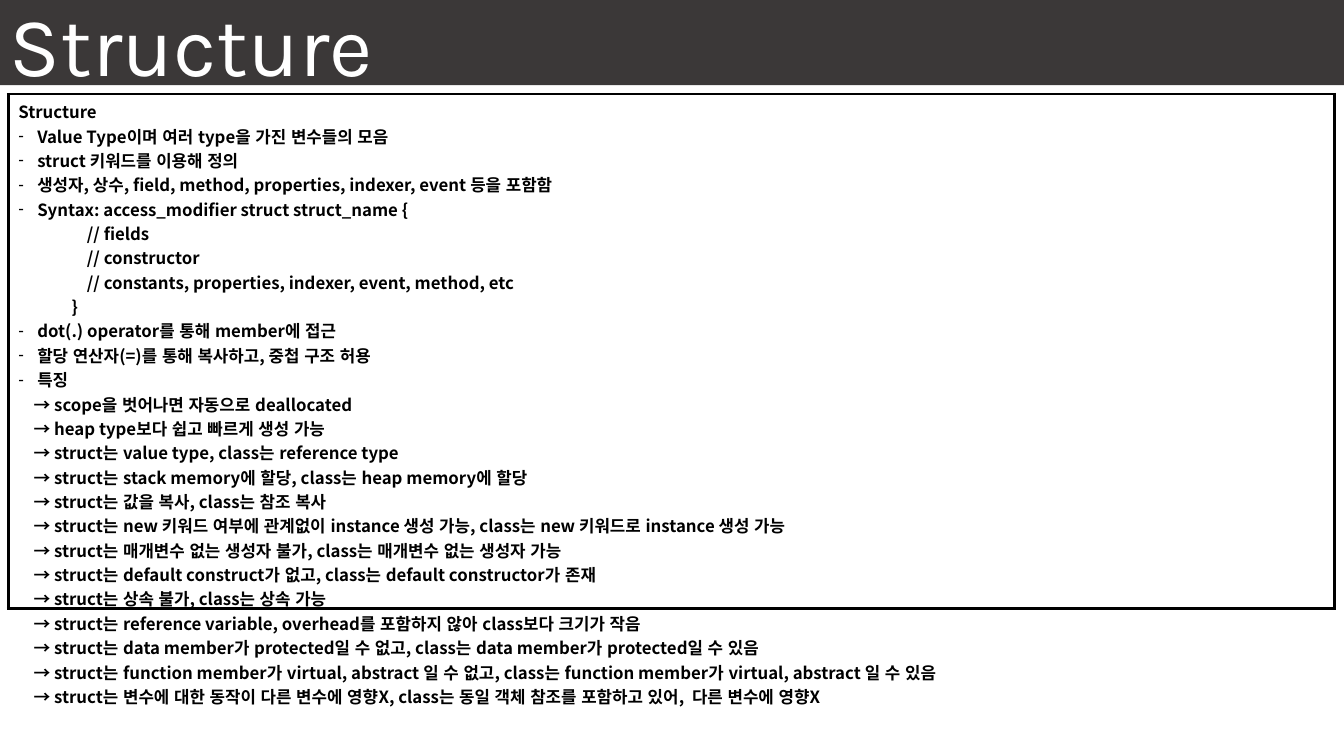
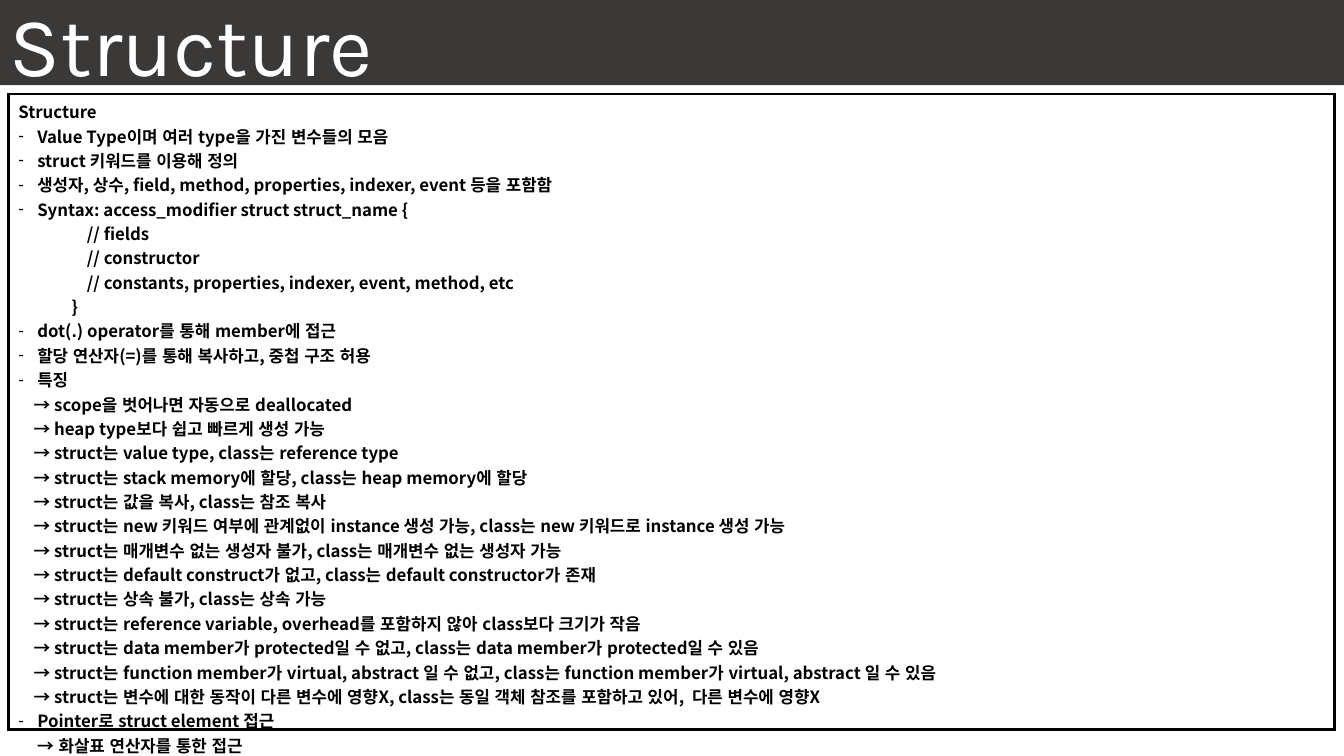
Before and after one commit to seonghokim/Study, a slide deck: slide 11 of Study Material/[KOR] everything in C#.pptx. Drawn at 1344x756 pixels with LibreOffice and Linux fonts; fonts in the diff are those of the drawing; background and template pictures are left out. Boxes give left, top, right and bottom in pixels: in the first picture for what was removed or moved away, otherwise in the second. Text is boxed around its words. In the diff, an @@ line names an element or a change of style, - is before the commit and + after.

```diff
--- a/Study Material/[KOR] everything in C#.pptx
+++ b/Study Material/[KOR] everything in C#.pptx
@@ table at [8, 94, 1334, 756] @@
-row 1, column 1: Structure / Value Type이며 여러 type을 가진 변수들의 모음 / struct 키워드를 이용해 정의 / 생성자, 상수, field, method, properties, indexer, event 등을 포함함 / Syntax: access_modifier struct struct_name { / // fields / // constructor / // constants, properties, indexer, event, method, etc / } / dot(.) operator를 통해 member에 접근 / 할당 연산자(=)를 통해 복사하고, 중첩 구조 허용 / 특징 / → scope을 벗어나면 자동으로 deallocated / → heap type보다 쉽고 빠르게 생성 가능 / → struct는 value type, class는 reference type / → struct는 stack memory에 할당, class는 heap memory에 할당 / → struct는 값을 복사, class는 참조 복사 / → struct는 new 키워드 여부에 관계없이 instance 생성 가능, class는 new 키워드로 instance 생성 가능 / → struct는 매개변수 없는 생성자 불가, class는 매개변수 없는 생성자 가능 / → struct는 default construct가 없고, class는 default constructor가 존재 / → struct는 상속 불가, class는 상속 가능 / → struct는 reference variable, overhead를 포함하지 않아 class보다 크기가 작음 / → struct는 data member가 protected일 수 없고, class는 data member가 protected일 수 있음 / → struct는 function member가 virtual, abstract 일 수 없고, class는 function member가 virtual, abstract 일 수 있음 / → struct는 변수에 대한 동작이 다른 변수에 영향X, class는 동일 객체 참조를 포함하고 있어, 다른 변수에 영향X
+row 1, column 1: Structure / Value Type이며 여러 type을 가진 변수들의 모음 / struct 키워드를 이용해 정의 / 생성자, 상수, field, method, properties, indexer, event 등을 포함함 / Syntax: access_modifier struct struct_name { / // fields / // constructor / // constants, properties, indexer, event, method, etc / } / dot(.) operator를 통해 member에 접근 / 할당 연산자(=)를 통해 복사하고, 중첩 구조 허용 / 특징 / → scope을 벗어나면 자동으로 deallocated / → heap type보다 쉽고 빠르게 생성 가능 / → struct는 value type, class는 reference type / → struct는 stack memory에 할당, class는 heap memory에 할당 / → struct는 값을 복사, class는 참조 복사 / → struct는 new 키워드 여부에 관계없이 instance 생성 가능, class는 new 키워드로 instance 생성 가능 / → struct는 매개변수 없는 생성자 불가, class는 매개변수 없는 생성자 가능 / → struct는 default construct가 없고, class는 default constructor가 존재 / → struct는 상속 불가, class는 상속 가능 / → struct는 reference variable, overhead를 포함하지 않아 class보다 크기가 작음 / → struct는 data member가 protected일 수 없고, class는 data member가 protected일 수 있음 / → struct는 function member가 virtual, abstract 일 수 없고, class는 function member가 virtual, abstract 일 수 있음 / → struct는 변수에 대한 동작이 다른 변수에 영향X, class는 동일 객체 참조를 포함하고 있어, 다른 변수에 영향X / Pointer로 struct element 접근 / → 화살표 연산자를 통한 접근 / - member가 public이면 -> 연산자를 사용해 접근 가능 / → 역참조 연산자 사용을 통한 접근 / - 포인터의 역참조를 위해 * 사용, struct element를 지정하기 위해 .(Dot) 사용
```
Also in this commit, not shown: 1 other slide changed, 1 slide added.
